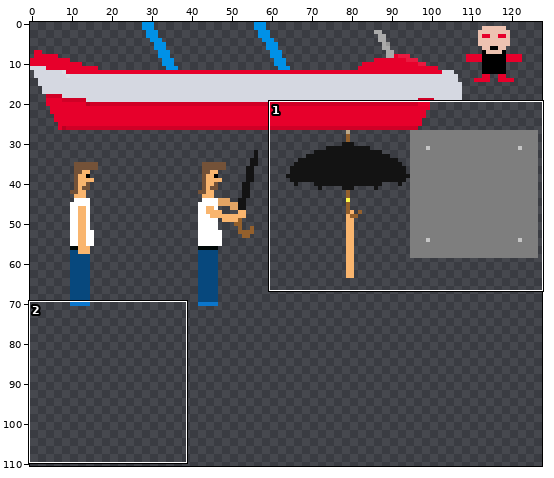
Sprite sheet, stored at resource/tiles_atlas_0.png. The picture above shows the old version from afar; the outline marks the close-up.
Close-up. As it was:
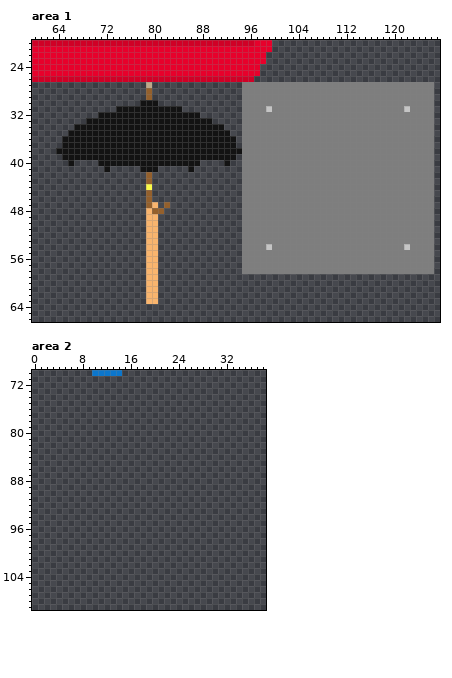
The file is 128x128 pixels. Pixels under 10% opacity are left out. Colours within 5 levels of each other are drawn and written as one. Shown: area 1: x 60..127, y 20..66; area 2: x 0..38, y 70..109. The wide view leaves out empty margins.
New version:
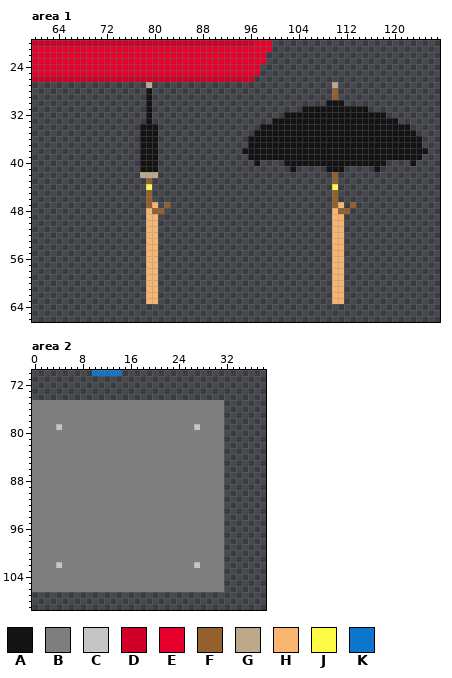
Palette (. is transparent): A #131313  B #7e7e7e  C #c5c5c5  D #d00026  E #e7002b  F #94602c  G #bda98a  H #f9b56e  J #fdfb48  K #0b76cc
The exact change:
Area 1:
Colour B gives way to colour A in row 30 at x 109 to 111; in row 31 at x 105 to 115; in row 32 at x 102 to 118; in row 33 at x 100 to 120; in row 34 at x 98 to 122; in row 35 at x 97 to 123.
Colour B gives way to colour A in rows 36 to 37 at x 96 to 124; in row 38 at x 95 to 125; in row 39 at x 96 to 124; in row 40 at x 97, 102 to 118 and 123; in row 41 at x 103, 109 to 111 and 117.
Colour F gives way to colour A in rows 28 to 29 at x 79.
Colour B gives way to colour F in rows 28 to 29 at x 110; in rows 42 to 43 at x 110; in rows 45 to 46 at x 110; in row 47 at x 110 and 113; in row 48 at x 111 to 112.
The edit adds colour G in row 42 at x 78 and 80.
Colour B gives way to colour G in row 27 at x 110.
Colour F gives way to colour G in row 42 at x 79.
The edit adds colour H in rows 59 to 63 at x 110 to 111.
Colour B gives way to colour H in row 47 at x 111; in row 48 at x 110; in rows 49 to 58 at x 110 to 111.
Colour B gives way to colour J in row 44 at x 110.
Colour A is removed in row 30 at x 78 and 80; in row 31 at x 74 to 78 and 80 to 84; in row 32 at x 71 to 78 and 80 to 87; in row 33 at x 69 to 78 and 80 to 89; in row 34 at x 67 to 77 and 81 to 91; in row 35 at x 66 to 77 and 81 to 92.
Colour A is removed in rows 36 to 37 at x 65 to 77 and 81 to 93; in row 38 at x 64 to 77 and 81 to 94; in row 39 at x 65 to 77 and 81 to 93; in row 40 at x 66, 71 to 77, 81 to 87 and 92; in row 41 at x 72 and 86.
Colour B is removed in rows 27 to 29 at x 95 to 109 and 111 to 126; in row 30 at x 95 to 108 and 112 to 126; in row 31 at x 95 to 98, 100 to 104, 116 to 121 and 123 to 126; in row 32 at x 95 to 101 and 119 to 126; in row 33 at x 95 to 99 and 121 to 126; in row 34 at x 95 to 97 and 123 to 126.
Colour B is removed in row 35 at x 95 to 96 and 124 to 126; in rows 36 to 37 at x 95 and 125 to 126; in row 38 at x 126; in row 39 at x 95 and 125 to 126; in row 40 at x 95 to 96, 98 to 101, 119 to 122 and 124 to 126; in row 41 at x 95 to 102, 104 to 108, 112 to 116 and 118 to 126.
Colour B is removed in rows 42 to 46 at x 95 to 109 and 111 to 126; in row 47 at x 95 to 109, 112 and 114 to 126; in row 48 at x 95 to 109 and 113 to 126; in rows 49 to 53 at x 95 to 109 and 112 to 126; in row 54 at x 95 to 98, 100 to 109, 112 to 121 and 123 to 126; in rows 55 to 58 at x 95 to 109 and 112 to 126.
Colour C is removed in row 31 at x 99 and 122; in row 54 at x 99 and 122.
Area 2:
The edit adds colour B in rows 75 to 78 at x 0 to 31; in row 79 at x 0 to 3, 5 to 26 and 28 to 31; in rows 80 to 101 at x 0 to 31; in row 102 at x 0 to 3, 5 to 26 and 28 to 31; in rows 103 to 106 at x 0 to 31.
The edit adds colour C in row 79 at x 4 and 27; in row 102 at x 4 and 27.
Changed places in both close-ups, as pixel boxes (x1, y1, x2, y2):
changed: (56, 82, 434, 304)
added: (32, 400, 224, 592)
